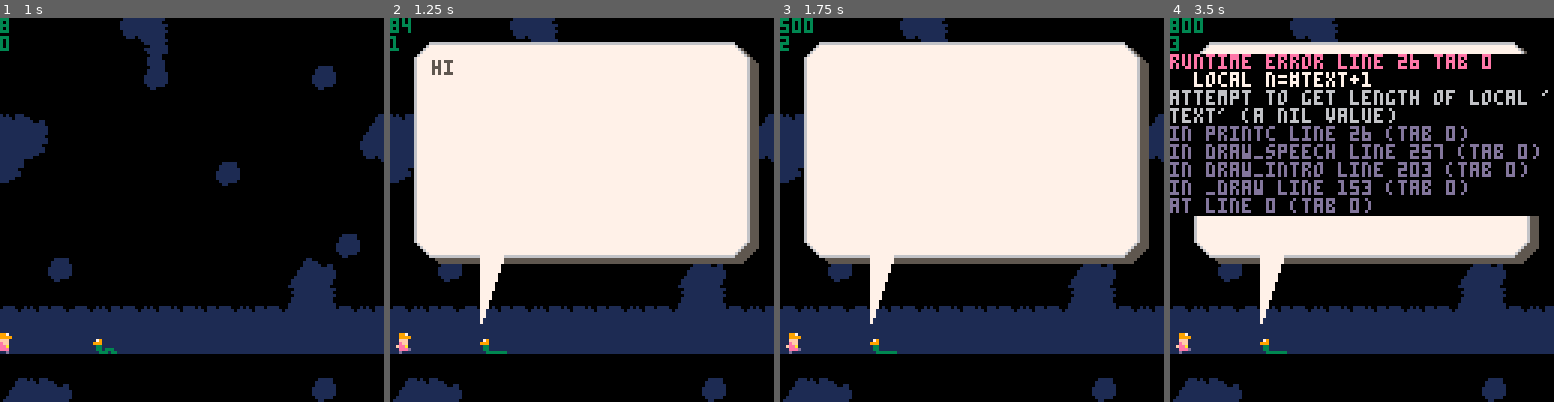
Above: before the commit, frames 1-4 (left to right).
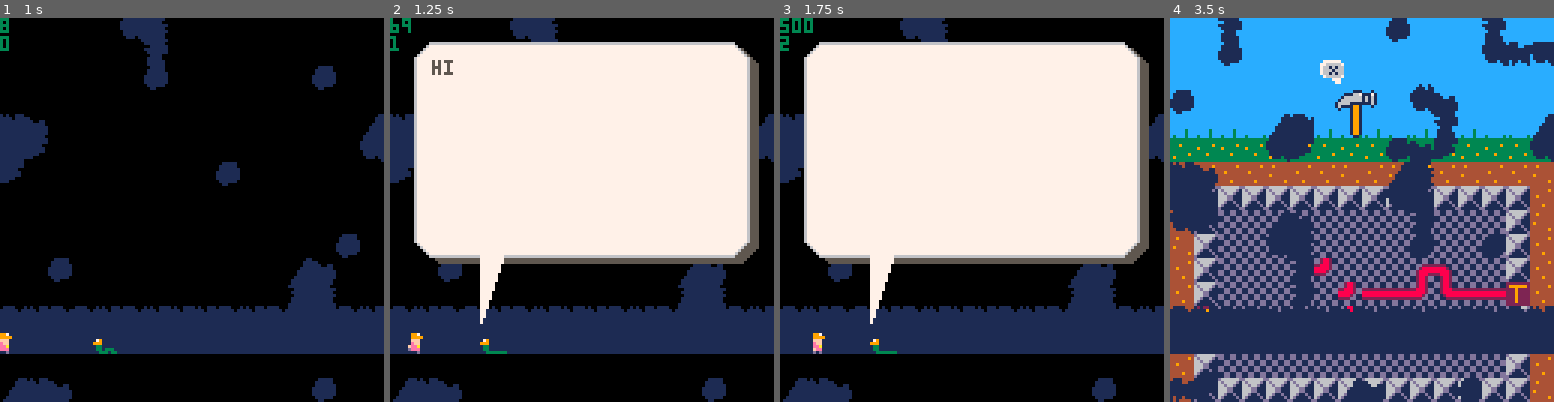
Above: after the commit, the same moments.

Repository: mphelp/picoresearch
Game: PICO-8 cartridge carts/game1.p8
Same seed, same stepped clock (60 frames per second), same inputs: the game is played once before the commit and once after it.
Inputs:
- Up to frame 1 (1 s): tap X (X key) at 0.33 s; tap O (Z key) at 0.7 s
- Up to frame 2 (1.25 s): tap X (X key) at 1.07 s
- Up to frame 3 (1.75 s): hold Right from 1.6 s (still down); tap O (Z key) at 1.7 s
- Up to frame 4 (3.5 s): tap X (X key) at 1.85, 2.97 s; release Right at 2.1 s; tap O (Z key) every 0.4 s from 2.1 to 3.3 s; hold Up 2.15-2.42 s; hold Right 2.47-3.03 s; hold Left from 3.08 s (still down)

Frame 1 is identical in both runs. In frame 2, 0.3% of the frame differs, in the area x 0-9%, y 0-88%; in frame 3, 0.3%; in frame 4, 87%, in the area x 0-100%, y 0-100%.
Error before the commit: runtime error line 26 tab 0; local n=#text+1; attempt to get length of local 'text' (a nil value)

Commit message:
finished dialogue. added worm sound effects

Diff:
--- a/carts/game1.p8
+++ b/carts/game1.p8
@@ -14,6 +14,11 @@
     [0] = " ",
     [1] = "^5hi ^9lario!^l ^5good to see you!^l^lfunny running into you^loutisde the lushroom ^lkingdom.^l^lhey, i have a favor^lto ask...",
     [2] = "^5i tried talking your^lbrothers into fixing this ^lhere basement.^l^lsimple task, but oh so^lconveniently their^l^eprincess^5 needed saving^lagain.^l^ltypical...",
+    [3] = "^5but then i thought of^lyou, the^8 real^5 plumber.^l^lall i need is a patch job^lfor some burst pipes. ^lit's kind of a mess down^lhere but i know you're^lthe best in the business.^l^lyou up for the job? ^3\140^5",
+    [4] = "^5fantastic! in^lcase you've somehow^lforgotten how to fix^lpipes as a plumber...^l^l...let me remind you:",
+    [5] = "^5move tool: \139 \145 \148 \131^l^lextract pipes: ^l  press \151 to extract, ^l  \139 \145 to rotate, ^l  \151 to place pipes back ^l^lcheck solution: press c^l^lreset: hold c",
+    [6] = "^5if you didn't catch^lall that, i've^lleft you a manual^lat the top of your^lscreen for reference.",
+    [7] = "^5thanks again ^9lario!^5^l^li can always count on you.^l^lman, you really are the^lbest brother. ^4the other ^ltwo should've stuck to ^ltheir day job...^5",
 }
 -- printc(text,x,y)
  -- by yellowafterlife (2015)
@@ -55,6 +60,7 @@
 -- gstate: move, curs, beginzoom, zoomin, zoomed, rotate, zoomout
 local gstate, glevel=0
 local intro_timer = 0
+local intro_timer_static = 0
 
 -- macros
 bnmap = {x=5, z=4, l=0, r=1, u=2, d=3 }
@@ -259,6 +265,13 @@
         local text = storyline[worm.story]
         printc(text,sub(text,1,worm.speech_frame),8*ul.x+6,8*ul.y+6)
         worm.speech_frame+=1
+        if (worm.speech_frame < #text) then -- worm talking
+            local r = rnd(80)
+            if (btw(r,1,4)) then sfx(39) end
+            if (btw(r,5,8)) then sfx(38) end
+            if (btw(r,9,12)) then sfx(37) end
+            if (btw(r,13,16)) then sfx(40) end
+        end
         if (worm.speech_frame > #text + 20) then -- show continue
             print('❎',8*br.x-5,8*br.y-3,5)
         end
@@ -371,7 +384,7 @@
     speech_shadow = 5,
     speech_frame = 0,
     continue = false, -- x button to continue listening
-    speech_intervals = {80,500,800}
+    speech_intervals = {65,500,800,1400,1700,2000,2300,2600}
 }
 curs = {
 	sx = 80, -- pixel on screen
@@ -420,11 +433,12 @@
 intro_check = function()
     if (gstate == "intro") then
         intro_timer = intro_timer + 1
-
-        if (intro_timer < 20) then
+        intro_timer_static = intro_timer_static + 1
+
+        if (intro_timer_static < 20) then
             pl_update_walk()
         end
-        if (btw(intro_timer,20,30)) then
+        if (btw(intro_timer_static,20,30)) then
             pl.frame = 'rest'
         end
         if (intro_timer > 30 or worm.story == 1) then
@@ -432,21 +446,16 @@
             worm.speech = true
             worm_update_inch()
             if (intro_timer == worm.speech_intervals[worm.story+1]) then
+                worm.speech_frame = 0
                 worm.story += 1
             end
-            --if (intro_timer == 80 or intro_timer == 500) then
-            --    worm.speech_frame = 0
-            --    worm.story+= 1
-            --end
-        end
-        -- level
-        --if ((bnp('z') or bnp('x')) or intro_timer > 3000) then
+        end
         if (bnp('z') or bnp('x')) then
             worm.story += 1
             worm.speech_frame = 0
             intro_timer = worm.speech_intervals[worm.story]
         end -- advance/continue dialogue
-        if (intro_timer > 1000) then
+        if (intro_timer == worm.speech_intervals[#worm.speech_intervals]) then
             gstate = "move"
             glevel = 1
             --glevel = 1
Not shown, changed: the sound effects (__sfx__) section of carts/game1.p8
